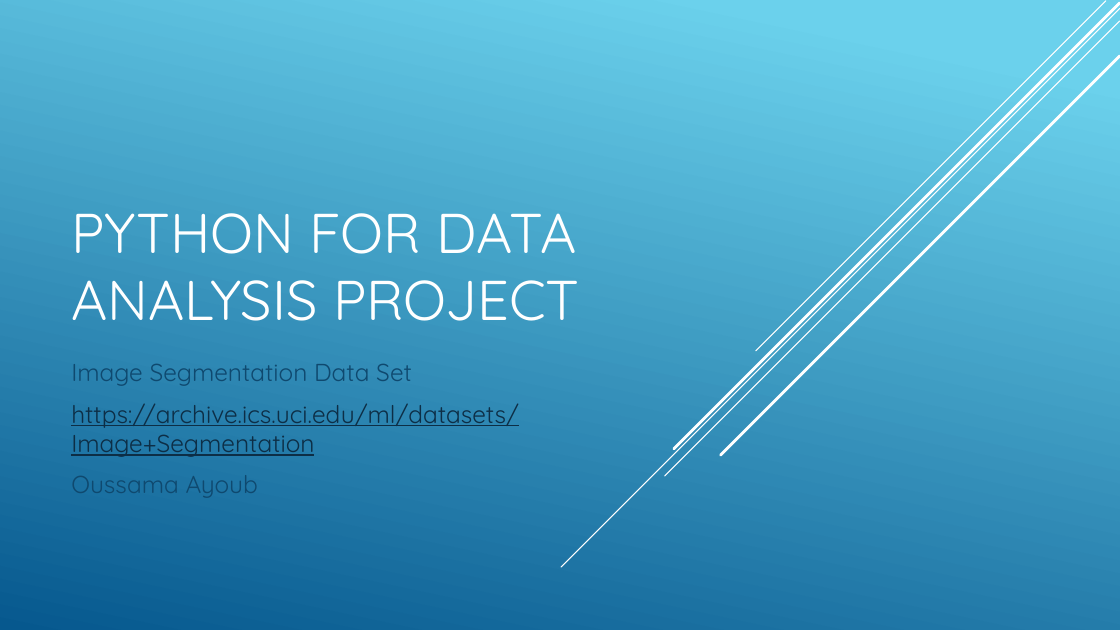
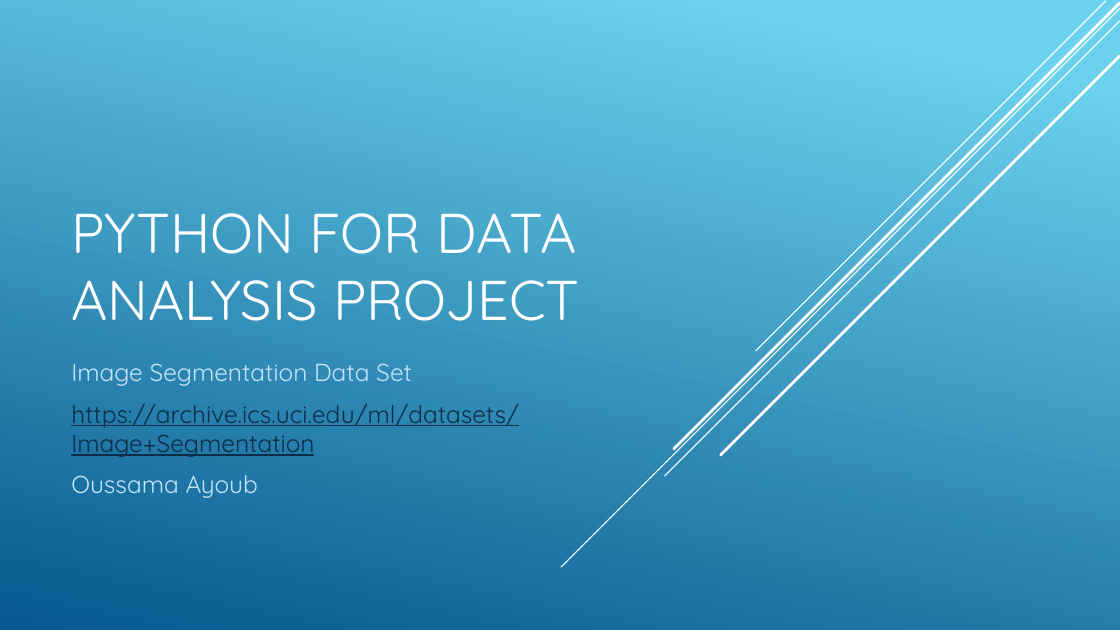
Before and after one commit to OussamaAyoub/pfda_project, a slide deck: slide 1 of Python for data analysis Project.pptx. Drawn at 1120x630 pixels with LibreOffice and Linux fonts; fonts in the diff are those of the drawing. Boxes give left, top, right and bottom in pixels: in the first picture for what was removed or moved away, otherwise in the second. Text is boxed around its words. In the diff, an @@ line names an element or a change of style, - is before the commit and + after.

```diff
--- a/Python for data analysis Project.pptx
+++ b/Python for data analysis Project.pptx
@@ subtitle at [71, 363, 412, 498]: text colour #0F496F to #C3E2F7 in "Image Segmentation Data Set", "Oussama Ayoub" @@
```
Also in this commit, not shown: 1 other slide changed, 5 slides added, 2 other files.
